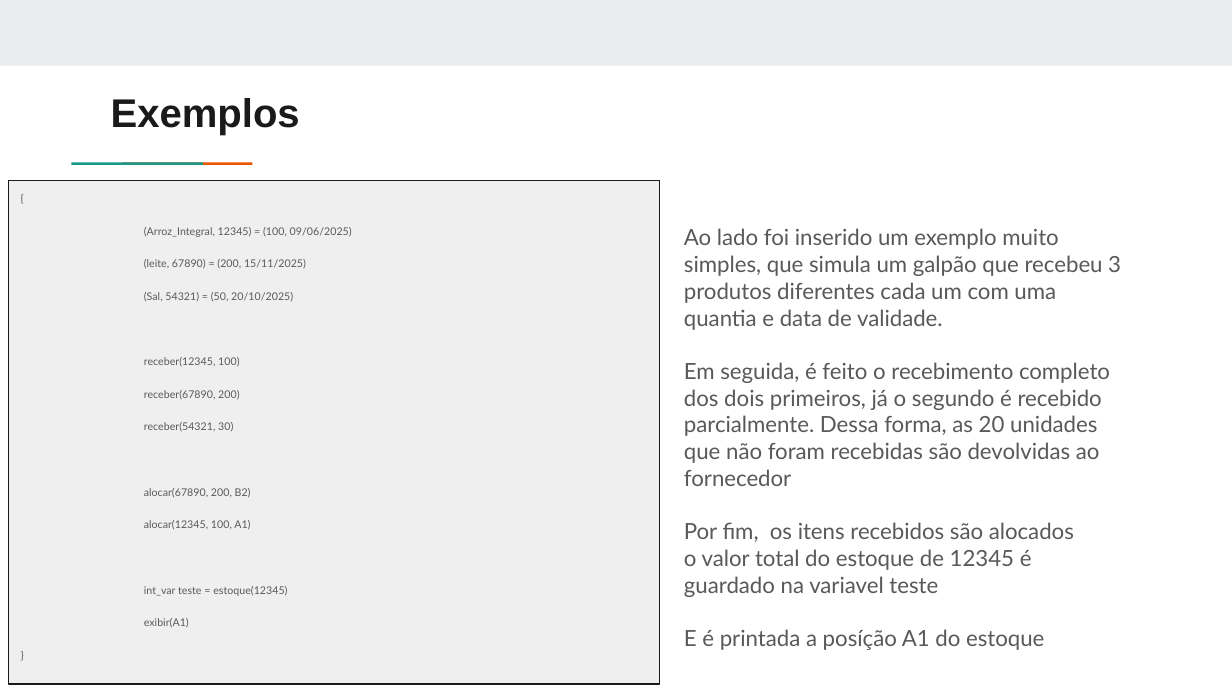
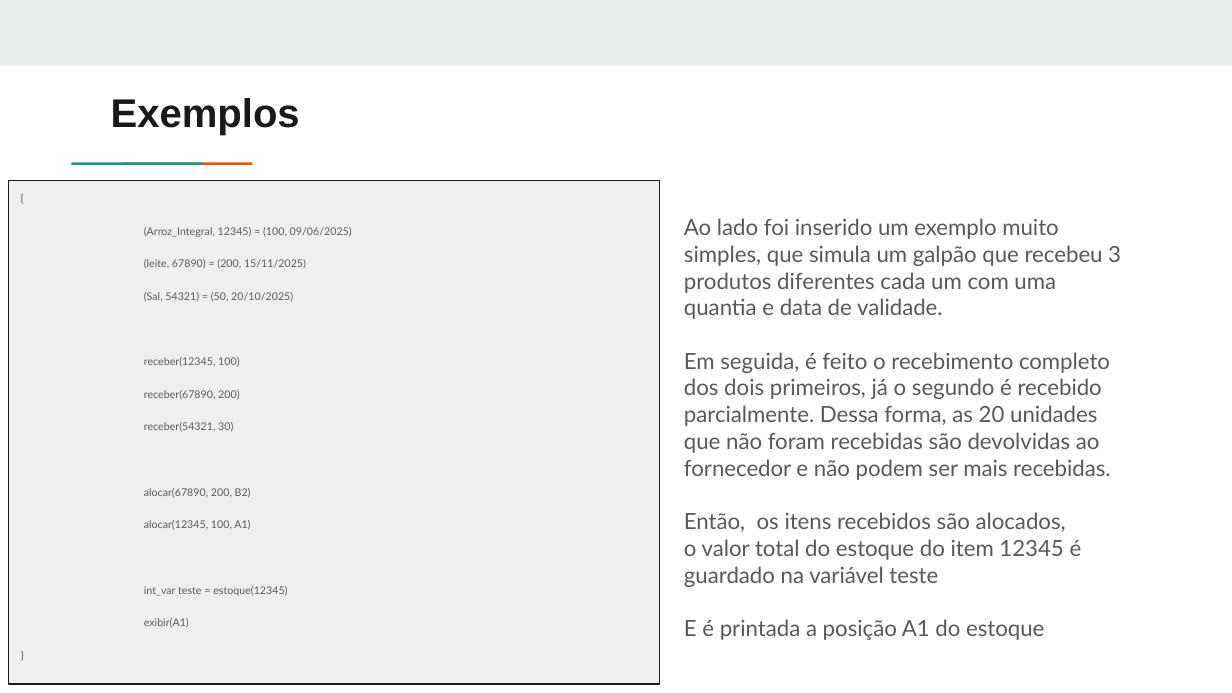
Before and after one commit to devluisrodrigues/projetologcomp, a slide deck: slide 13 of Linguagem de controle de estoque.pptx. Drawn at 1232x693 pixels with LibreOffice and Linux fonts; fonts in the diff are those of the drawing. Boxes give left, top, right and bottom in pixels: in the first picture for what was removed or moved away, otherwise in the second. Text is boxed around its words. In the diff, an @@ line names an element or a change of style, - is before the commit and + after.

```diff
--- a/Linguagem de controle de estoque.pptx
+++ b/Linguagem de controle de estoque.pptx
@@ text "Ao lado foi inserido um ..." moved from (x1=684, y1=228, x2=1121, y2=650) to (x1=684, y1=218, x2=1121, y2=640) @@
@@ text at (x1=684, y1=352, x2=1111, y2=640): text changed @@
-Em seguida, é feito o recebimento completo dos dois primeiros, já o segundo é recebido parcialmente. Dessa forma, as 20 unidades que não foram recebidas são devolvidas ao fornecedor
-Por fim, os itens recebidos são alocados
-o valor total do estoque de 12345 é guardado na variavel teste
-E é printada a posíção A1 do estoque
+Em seguida, é feito o recebimento completo dos dois primeiros, já o segundo é recebido parcialmente. Dessa forma, as 20 unidades que não foram recebidas são devolvidas ao fornecedor e não podem ser mais recebidas.
+Então, os itens recebidos são alocados,
+o valor total do estoque do item 12345 é guardado na variável teste
+E é printada a posição A1 do estoque
```
Also in this commit, not shown: 1 other slide changed, 1 slide added, 1 slide removed, 5 other files.
